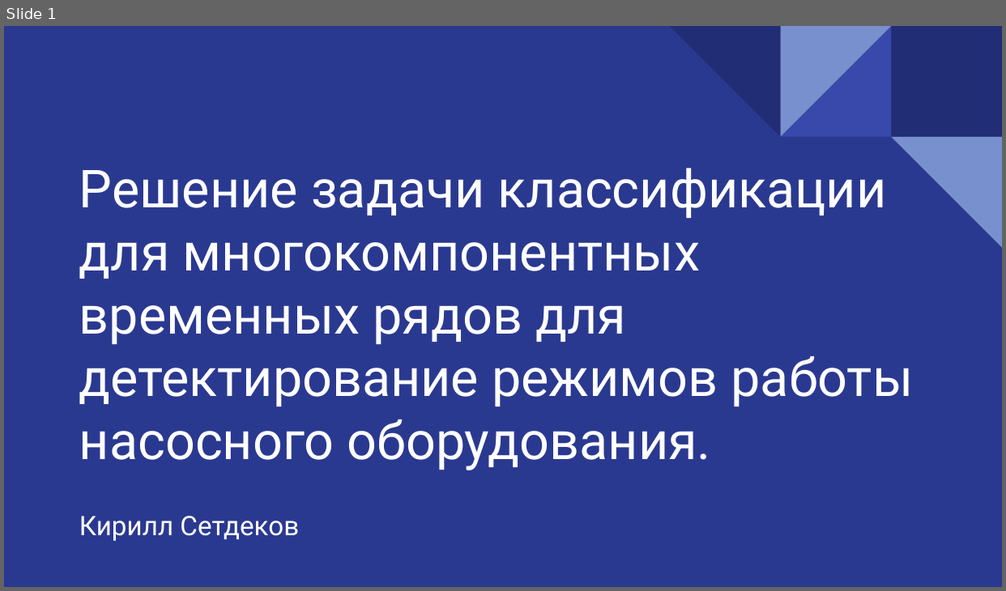
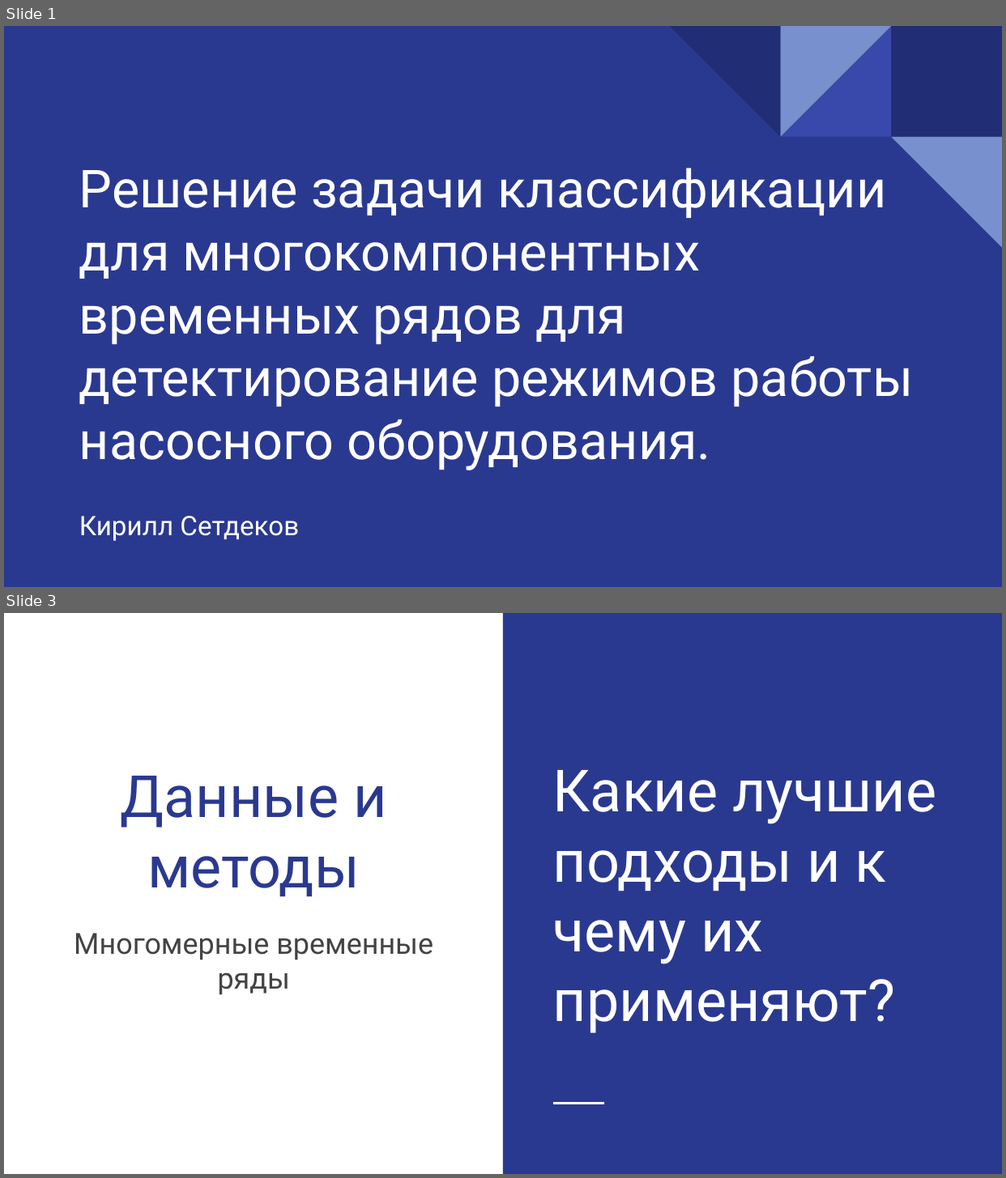
Before and after one commit to ksetdekov/ts_transformers, a slide deck: text/Предзащита.pptx. Shown one above the other, each under a label of ours: slide 1 before the commit, slides 1 and 3 after it; the slides between them are not shown. The pictures are 1006x591 and 1006x1178 pixels, drawn with LibreOffice and Linux fonts; fonts in the diff are those of the drawing. Boxes give left, top, right and bottom in pixels: in the first picture for what was removed or moved away, otherwise in the second. Text is boxed around its words. In the diff, an @@ line names an element or a change of style, - is before the commit and + after.

```diff
--- a/text/Предзащита.pptx
+++ b/text/Предзащита.pptx
@@ slide 3 added at (4,613,1002,1174), background #FFFFFF @@
@@ rectangle added at (503,613,1002,1174), fill #2A3990 @@
@@ title added at (121,776,386,897), 42 pt, text #2A3990 @@
+Данные и методы
@@ text added at (553,770,936,1033), 42 pt, text #FFFFFF @@
+Какие лучшие подходы и к чему их применяют?
@@ subtitle added at (74,933,433,995), 21 pt, text #434343 @@
+Многомерные временные ряды
@@ line added from (553, 1104) to (603, 1104), #FFFFFF 1.5 pt @@
```
Also in this commit, not shown: 1 slide changed, 12 other slides added, 3 slides removed, 14 other files.
